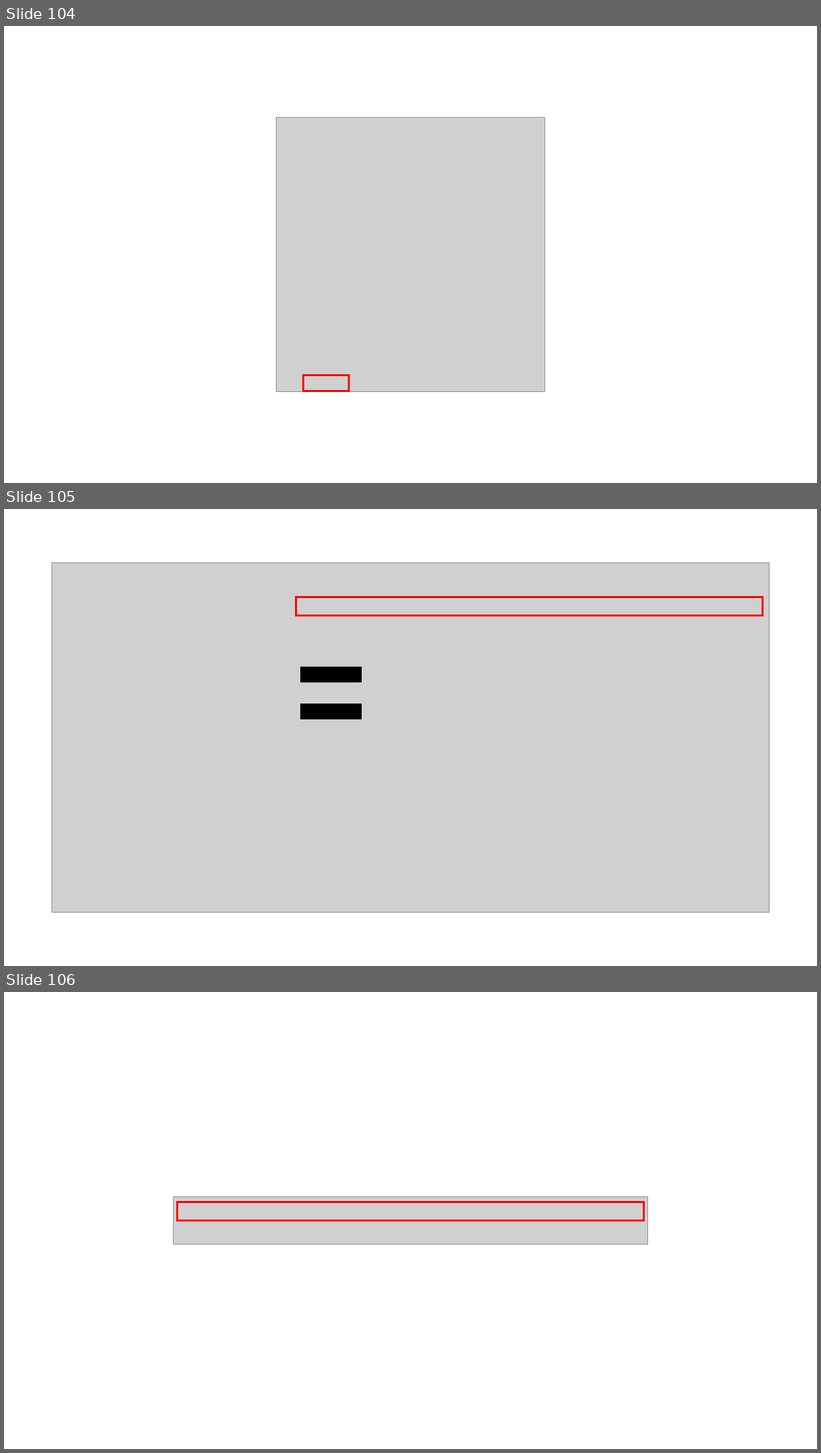
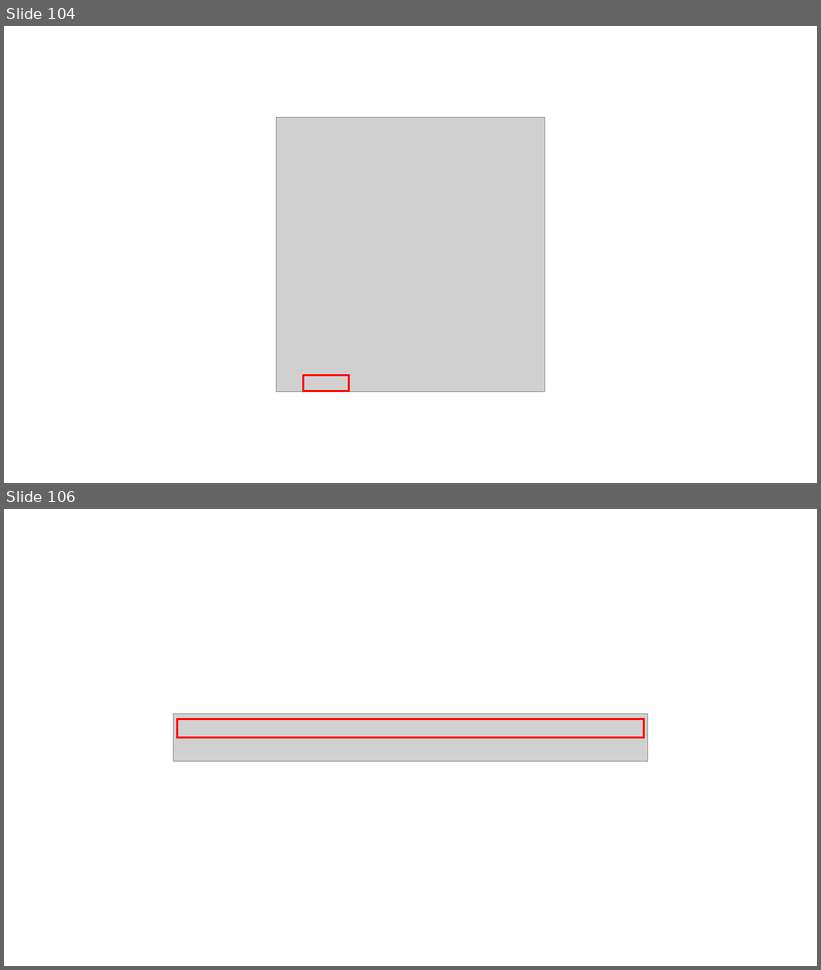
Before and after one commit to nishida2073/ai_navive, a slide deck: 01_テキスト/Git入門_図.pptx. Shown one above the other, each under a label of ours: slides 104, 105 and 106 before the commit, slides 104 and 106 after it; the slides between them are not shown. The pictures are 821x1453 and 821x970 pixels, drawn with LibreOffice and Linux fonts; fonts in the diff are those of the drawing; grey boxes stand for pictures. Boxes give left, top, right and bottom in pixels: in the first picture for what was removed or moved away, otherwise in the second. Text is boxed around its words. In the diff, an @@ line names an element or a change of style, - is before the commit and + after.

```diff
--- a/01_テキスト/Git入門_図.pptx
+++ b/01_テキスト/Git入門_図.pptx
@@ slide 105 removed at (4, 509, 817, 966), background #FFFFFF @@
@@ picture removed at (52, 562, 770, 913) @@
@@ rectangle removed at (296, 597, 763, 615) @@
@@ rectangle removed at (300, 667, 362, 682) @@
@@ rectangle removed at (300, 704, 362, 719) @@
```
Also in this commit, not shown: 7 slides changed, 5 slides added, 3 other slides removed, 1 other file.
